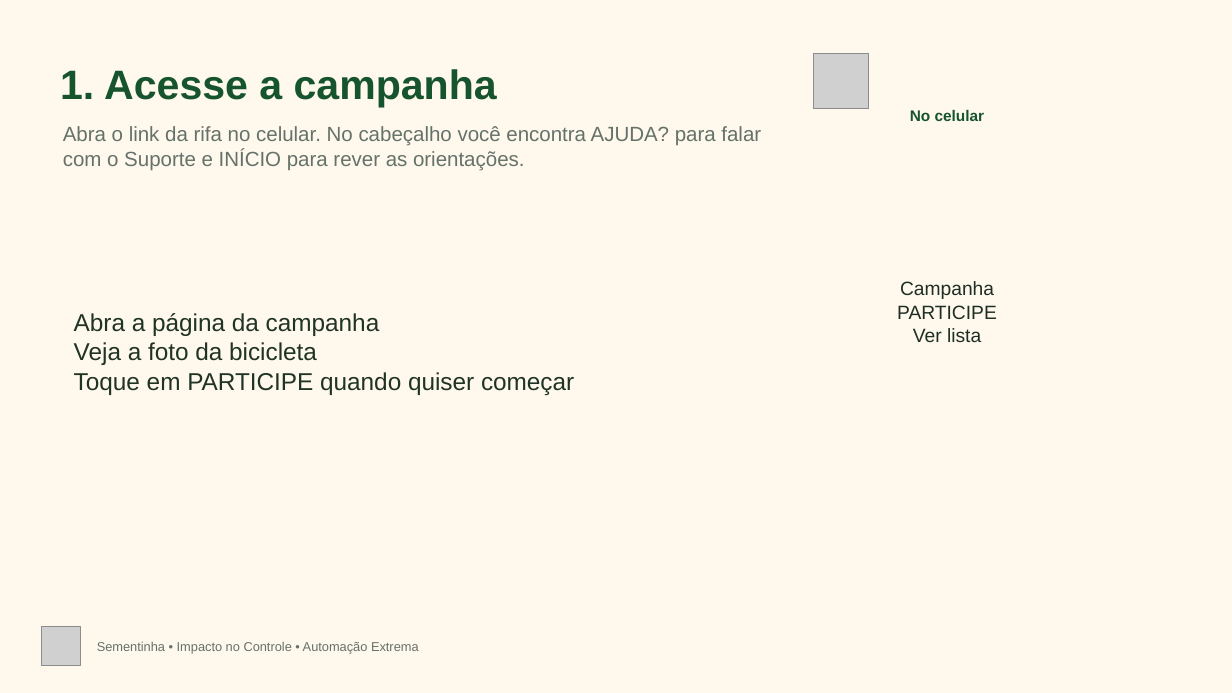
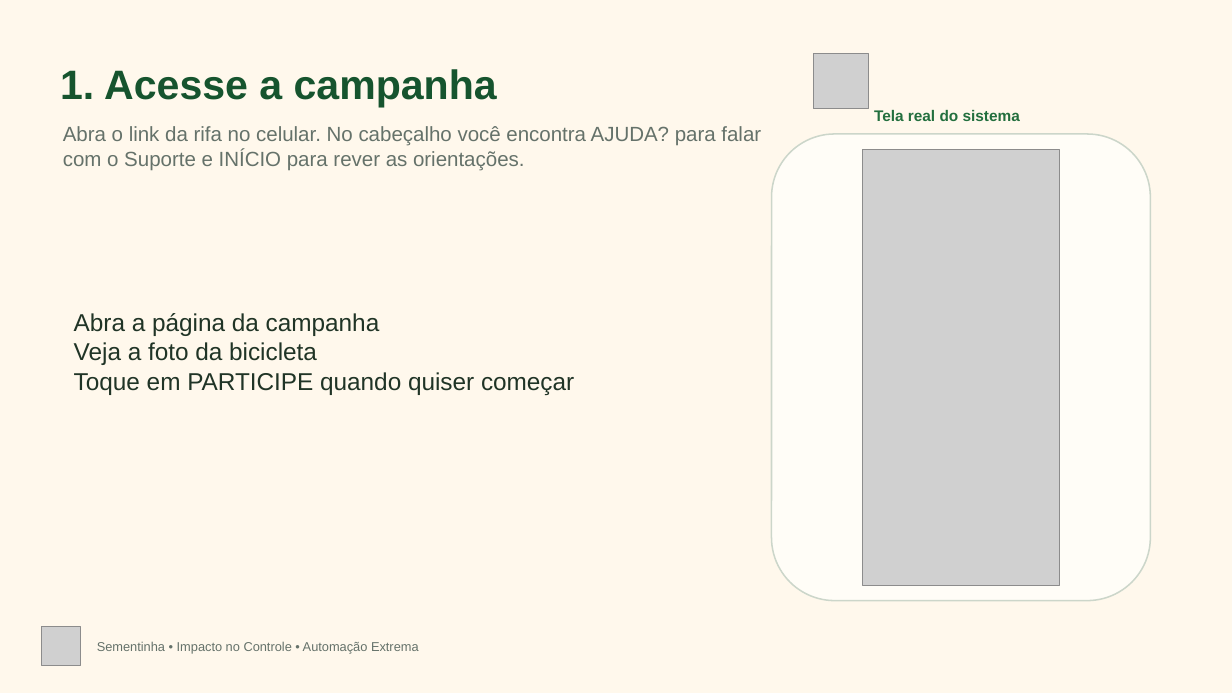
Before and after one commit to automacaoaoextremo-bot/Automacao-Extrema, a slide deck: slide 2 of public/impacto-no-controle/sementinha/tutorial/passo-a-passo-participar-sementinha.pptx. Drawn at 1232x693 pixels with LibreOffice and Linux fonts; fonts in the diff are those of the drawing; grey boxes stand for pictures. Boxes give left, top, right and bottom in pixels: in the first picture for what was removed or moved away, otherwise in the second. Text is boxed around its words. In the diff, an @@ line names an element or a change of style, - is before the commit and + after.

```diff
--- a/public/impacto-no-controle/sementinha/tutorial/passo-a-passo-participar-sementinha.pptx
+++ b/public/impacto-no-controle/sementinha/tutorial/passo-a-passo-participar-sementinha.pptx
@@ text at (x1=874, y1=110, x2=1020, y2=121): text changed; text colour #16542E to #236F3E @@
-No celular
+Tela real do sistema
@@ rounded rectangle added at (x1=772, y1=134, x2=1151, y2=601), fill #FFFDF7, outline #CCD6CA 1.2 pt @@
@@ picture added at (x1=863, y1=149, x2=1059, y2=585) @@
@@ text removed at (x1=897, y1=281, x2=997, y2=342) @@
-Campanha
-PARTICIPE
-Ver lista
```
Also in this commit, not shown: 3 other slides changed, 12 other files.
